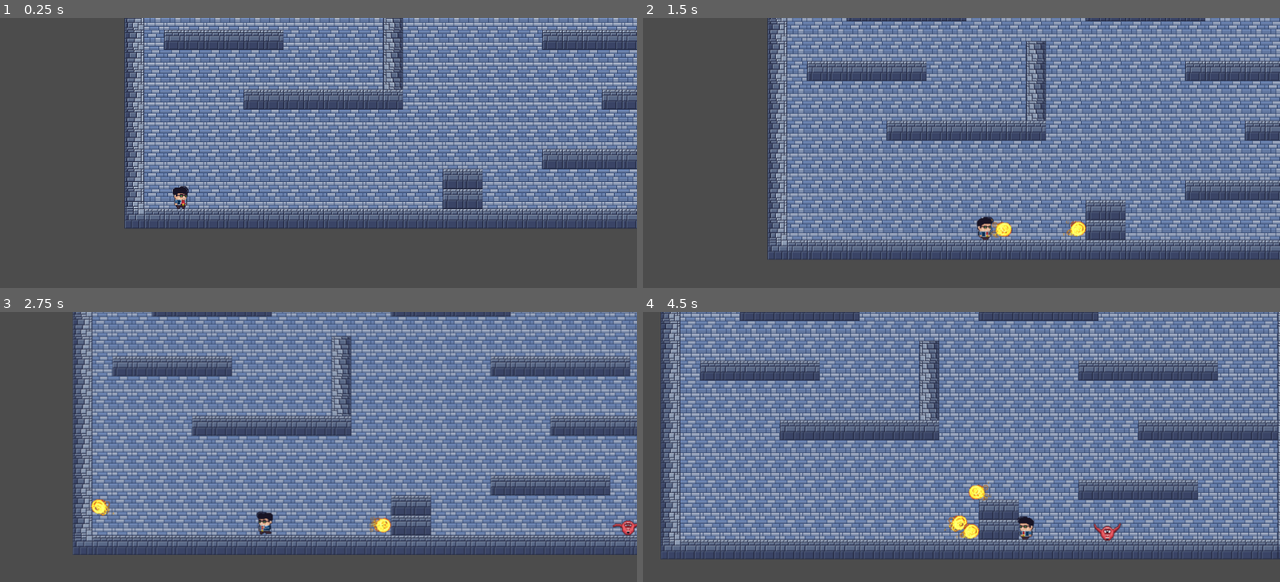
Above: before the commit, frames 1-4 (two rows, left to right).
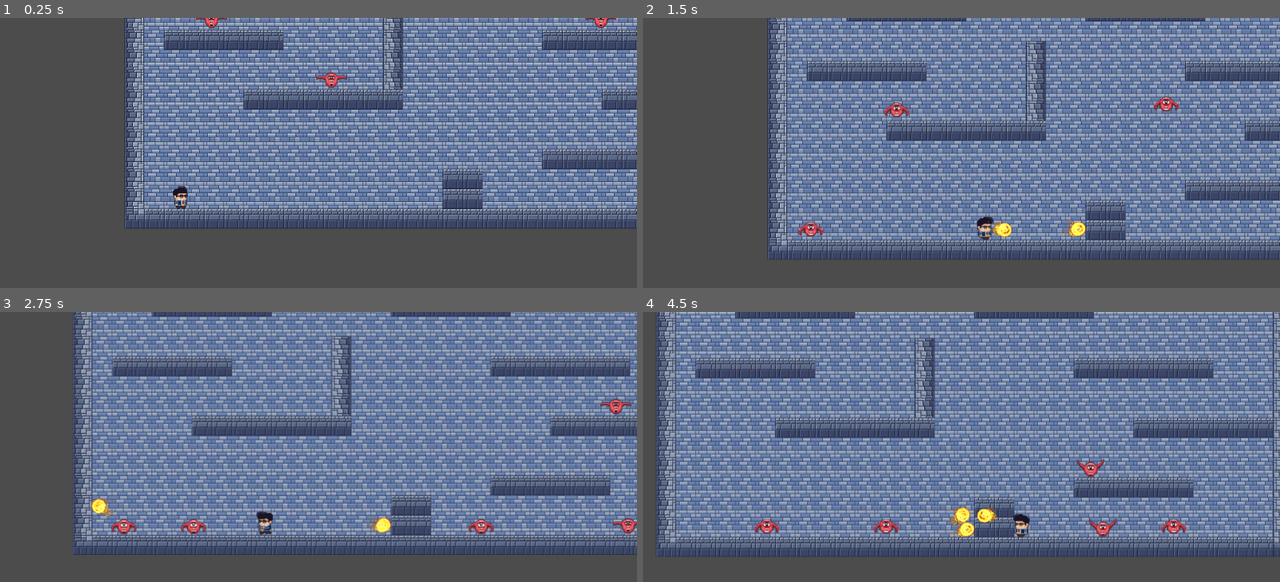
Above: after the commit, the same moments.

Repository: 66BlackDiamond99/Brackeys-Game-Jam-2022.1
Game: Godot game, scene res://scences/level_template.tscn
Same seed, same stepped clock (60 frames per second), same inputs: the game is played once before the commit and once after it.
Inputs:
- Up to frame 1 (0.25 s): no input
- Up to frame 2 (1.5 s): hold Right (ui_right) from 0.53 s (still down); tap C (attack) at 0.6, 1.35 s; tap Space (jump) at 0.77 s
- Up to frame 3 (2.75 s): tap Space (jump) at 1.52 s; release Right (ui_right) at 2.03 s; hold Left (ui_left) from 2.03 s (still down); tap C (attack) at 2.1 s
- Up to frame 4 (4.5 s): release Left (ui_left) at 2.78 s; hold Right (ui_right) 2.78-4.28 s; tap C (attack) at 2.85, 3.6, 4.35 s; tap Space (jump) at 3.02, 3.77 s; hold Left (ui_left) from 4.28 s (still down)

The runs differ from the first frame. In frame 1, 0.4% of the frame differs, in the area x 27-97%, y 0-71%; in frame 2, 0.6%; in frame 3, 0.9%; in frame 4, 54%, in the area x 2-100%, y 0-92%.

Commit message:
add few mosnter

Diff:
--- a/B.G.J. project/prefabs/Bullet.tscn
+++ b/B.G.J. project/prefabs/Bullet.tscn
@@ -77,7 +77,7 @@
 	velocity.x += BULLET_SPEED * dir.x
 	move_and_collide(velocity)
 
-func _on_HurtBox_area_entered(area):
+func _on_HitBox_area_entered(area: Area2D) -> void:
 	queue_free()
 "
 
@@ -101,7 +101,7 @@
 [node name="AnimatedSprite" type="AnimatedSprite" parent="."]
 frames = SubResource( 2 )
 animation = "idle"
-frame = 27
+frame = 35
 playing = true
 
 [node name="CollisionShape2D" type="CollisionShape2D" parent="."]
@@ -109,11 +109,13 @@
 position = Vector2( 7, 0 )
 shape = SubResource( 3 )
 
-[node name="HurtBox" type="Area2D" parent="."]
+[node name="HitBox" type="Area2D" parent="." groups=[
+"Bullet",
+]]
 collision_layer = 8
 collision_mask = 2147483654
 
-[node name="CollisionShape2D" type="CollisionShape2D" parent="HurtBox"]
+[node name="CollisionShape2D" type="CollisionShape2D" parent="HitBox"]
 position = Vector2( 8, 0 )
 shape = SubResource( 4 )
-[connection signal="area_entered" from="HurtBox" to="." method="_on_HurtBox_area_entered"]
+[connection signal="area_entered" from="HitBox" to="." method="_on_HitBox_area_entered"]
--- a/B.G.J. project/prefabs/Enemy.gd
+++ b/B.G.J. project/prefabs/Enemy.gd
@@ -9,3 +9,9 @@
 	if is_on_wall():
 		velocity.x *= -1.0
 	velocity.y = move_and_slide(velocity, FLOOR_NORMAL).y
+
+
+func _on_HurtBox_area_entered(area: Area2D) -> void:
+	print(area)
+	if area.is_in_group("Bullet"):
+		queue_free()
--- a/B.G.J. project/prefabs/Enemy.tscn
+++ b/B.G.J. project/prefabs/Enemy.tscn
@@ -21,7 +21,10 @@
 } ]
 
 [sub_resource type="RectangleShape2D" id=4]
-extents = Vector2( 8.5925, 12.8043 )
+extents = Vector2( 10.6161, 10.942 )
+
+[sub_resource type="CircleShape2D" id=5]
+radius = 14.2972
 
 [node name="Enemy" type="KinematicBody2D"]
 collision_layer = 2
@@ -35,8 +38,21 @@
 animation = "idle"
 
 [node name="CollisionShape2D" type="CollisionShape2D" parent="."]
+position = Vector2( -0.400417, 5.07199 )
 shape = SubResource( 4 )
 
 [node name="VisibilityEnabler2D" type="VisibilityEnabler2D" parent="."]
+position = Vector2( -0.934315, 3.87074 )
 process_parent = true
 physics_process_parent = true
+
+[node name="HurtBox" type="Area2D" parent="." groups=[
+"Enemy",
+]]
+collision_layer = 2
+collision_mask = 8
+
+[node name="CollisionShape2D" type="CollisionShape2D" parent="HurtBox"]
+position = Vector2( -0.66737, 4.40461 )
+shape = SubResource( 5 )
+[connection signal="area_entered" from="HurtBox" to="." method="_on_HurtBox_area_entered"]
--- a/B.G.J. project/scences/level_template.tscn
+++ b/B.G.J. project/scences/level_template.tscn
@@ -30,10 +30,28 @@
 position = Vector2( 89, 569 )
 move_speed = Vector2( 300, 1000 )
 
-[node name="AnimatedSprite" parent="Character2D" index="0"]
-frame = 0
-
 [node name="Enemy" parent="." instance=ExtResource( 3 )]
 position = Vector2( 931.629, 467.567 )
 
+[node name="Enemy2" parent="." instance=ExtResource( 3 )]
+position = Vector2( 912.001, 347.696 )
+
+[node name="Enemy3" parent="." instance=ExtResource( 3 )]
+position = Vector2( 789.326, 237.639 )
+
+[node name="Enemy4" parent="." instance=ExtResource( 3 )]
+position = Vector2( 572.016, 152.818 )
+
+[node name="Enemy5" parent="." instance=ExtResource( 3 )]
+position = Vector2( 362.417, 98.8408 )
+
+[node name="Enemy6" parent="." instance=ExtResource( 3 )]
+position = Vector2( 193.476, 157.725 )
+
+[node name="Enemy7" parent="." instance=ExtResource( 3 )]
+position = Vector2( 163.333, 265.679 )
+
+[node name="Enemy8" parent="." instance=ExtResource( 3 )]
+position = Vector2( 356.108, 349.799 )
+
 [editable path="Character2D"]
Not shown: 1 places in B.G.J. project/prefabs/Enemy.tscn that only renumber resources
